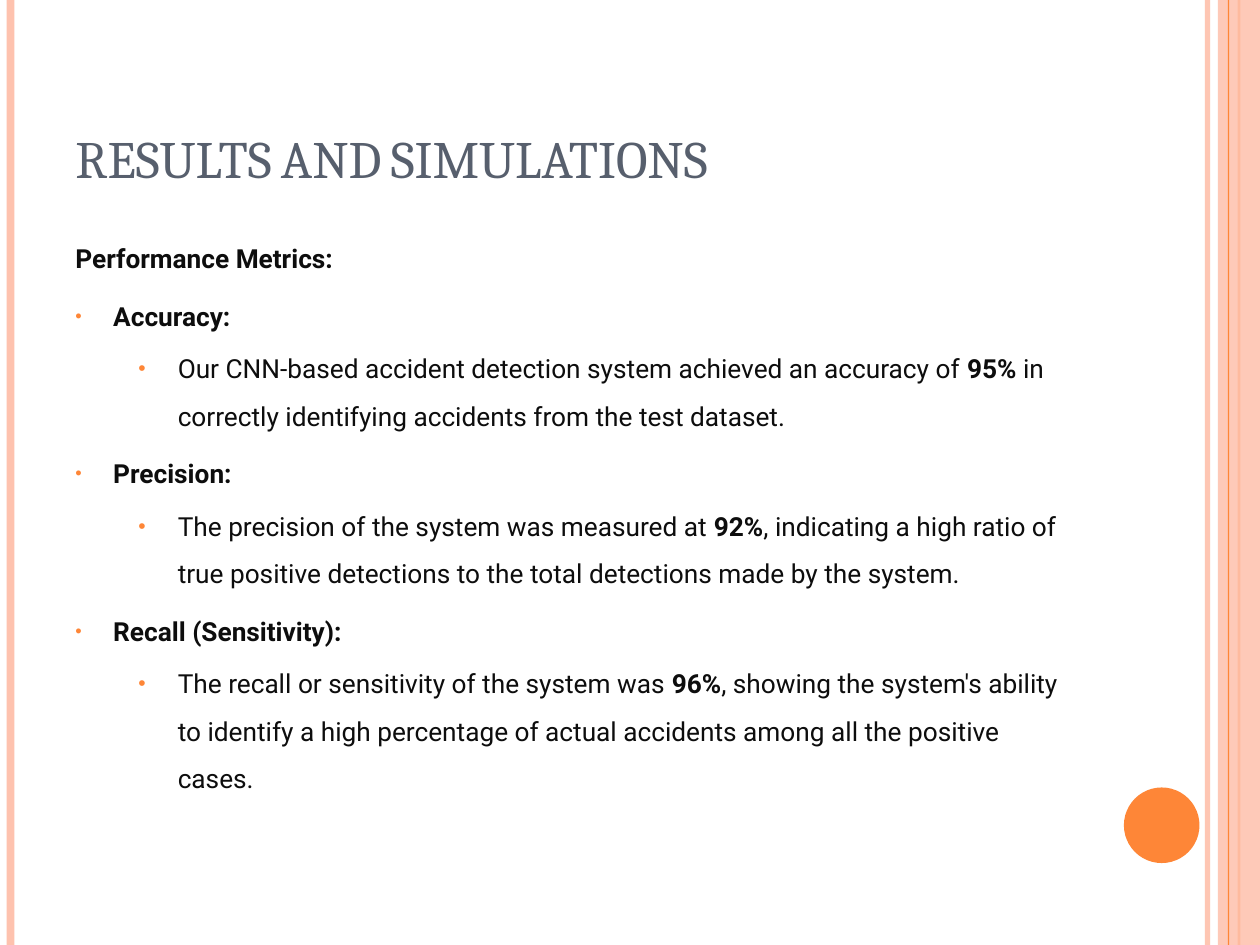
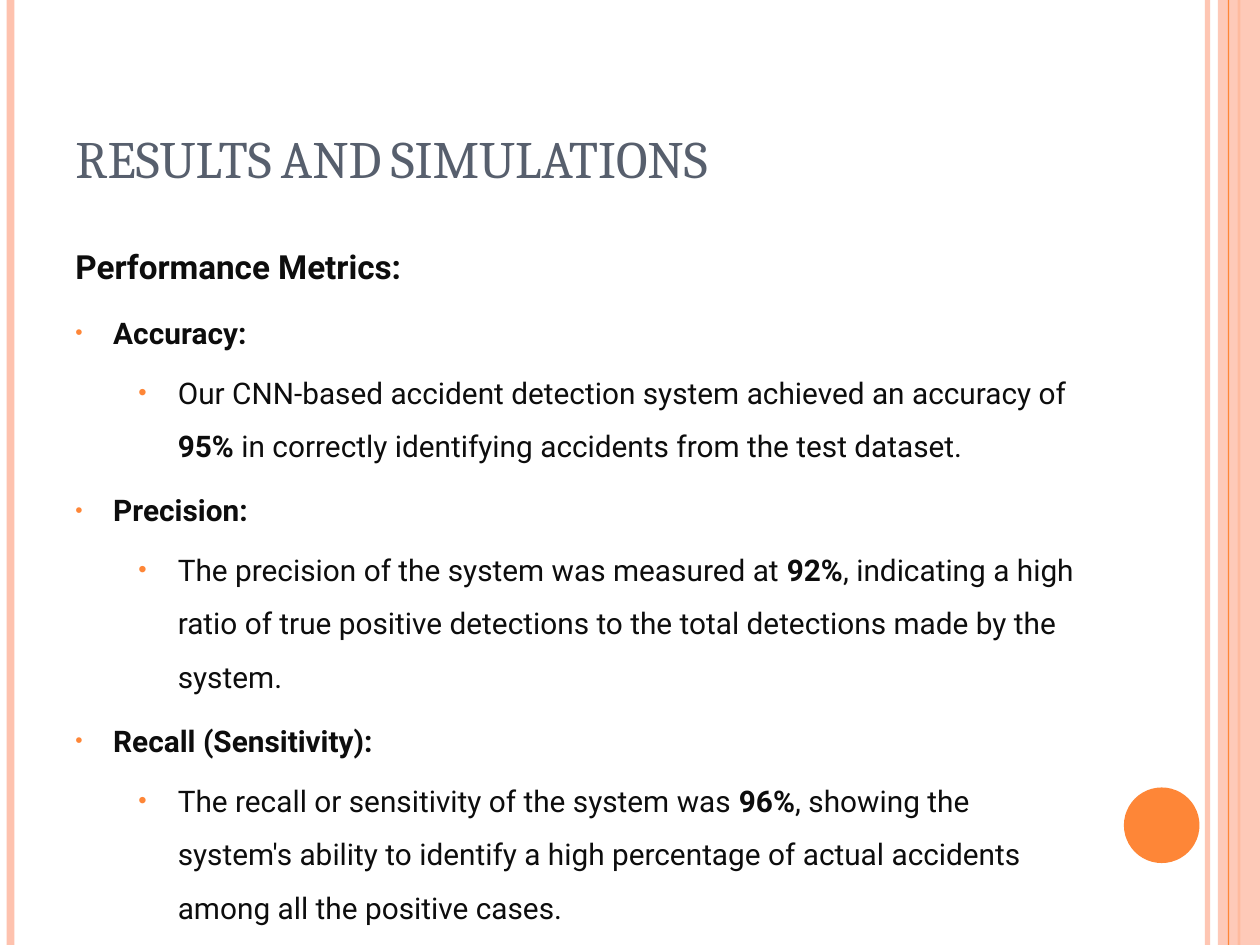
Before and after one commit to savanthreddy7/Final-Project-Increment, a slide deck: slide 17 of AccidentDetection_Using_CNN.pptx. Drawn at 1260x945 pixels with LibreOffice and Linux fonts; fonts in the diff are those of the drawing. Boxes give left, top, right and bottom in pixels: in the first picture for what was removed or moved away, otherwise in the second. Text is boxed around its words. In the diff, an @@ line names an element or a change of style, - is before the commit and + after.

```diff
--- a/AccidentDetection_Using_CNN.pptx
+++ b/AccidentDetection_Using_CNN.pptx
@@ text "Performance Metrics:" at [75, 253, 1074, 872]: size 15 to 19 pt in "Performance Metrics:"; size 15 to 17 pt @@
```
Also in this commit, not shown: 10 other slides changed.
